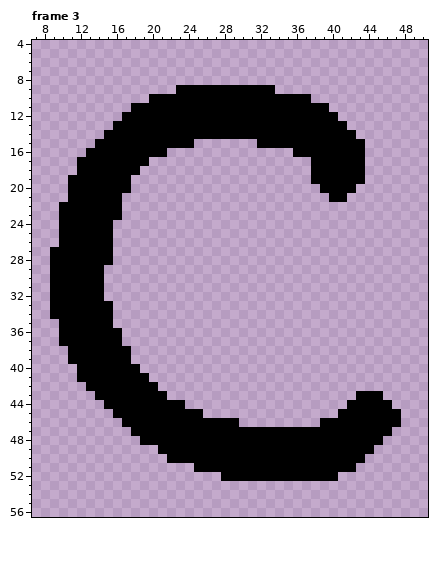
Two versions of one pixel-art file, LanturnGame/Resources/abc.aseprite. Above is the file before it was changed.
64x64 pixels, 3 frames. Shown: frame 3: x 7..50, y 4..56. The commit also changed other frames, which this record leaves out.
After:
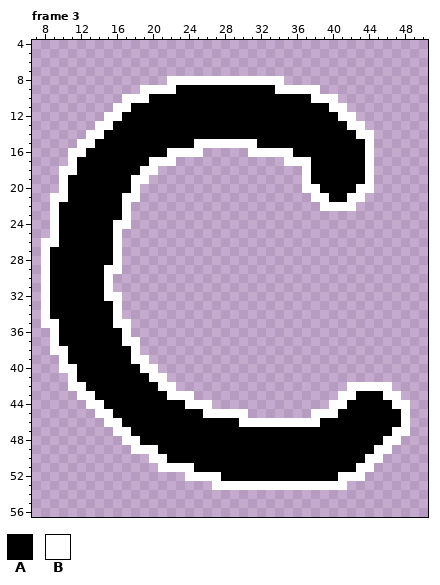
Palette (. is transparent): A #000000  B #ffffff
Difference:
Frame 3:
y 8: x 22..34 ............. -> BBBBBBBBBBBBB
y 9: x 19..22 .... -> BBBB; x 34..38 ..... -> BBBBB
y 10: x 17..19 ... -> BBB; x 38..40 ... -> BBB
y 11: x 16..17 .. -> BB; x 40..41 .. -> BB
y 12: x 15..16 .. -> BB; x 41..42 .. -> BB
y 13: x 14..15 .. -> BB; x 42..43 .. -> BB
y 14: x 13..14 .. -> BB; x 43..44 .. -> BB
y 15: x 12..13 .. -> BB; x 25..31 ....... -> BBBBBBB; x 44 . -> B
y 16: x 11..12 .. -> BB; x 22..25 .... -> BBBB; x 31..35 ..... -> BBBBB; x 44 . -> B
y 17: x 11 . -> B; x 20..22 ... -> BBB; x 35..37 ... -> BBB; x 44 . -> B
y 18: x 10..11 .. -> BB; x 19..20 .. -> BB; x 37 . -> B; x 44 . -> B
y 19: x 10 . -> B; x 18..19 .. -> BB; x 37 . -> B; x 44 . -> B
y 20: x 10 . -> B; x 18 . -> B; x 37..38 .. -> BB; x 43..44 .. -> BB
y 21: x 9..10 .. -> BB; x 17..18 .. -> BB; x 38..39 .. -> BB; x 42..43 .. -> BB
y 22: x 9 . -> B; x 17 . -> B; x 39..42 .... -> BBBB
y 23: x 9 . -> B; x 17 . -> B
y 24: x 9 . -> B; x 16..17 .. -> BB
y 25: x 9 . -> B; x 16 . -> B
y 26: x 8..9 .. -> BB; x 16 . -> B
y 27..28: x 8 . -> B; x 16 . -> B
y 29: x 8 . -> B; x 15..16 .. -> BB
y 30..31: x 8 . -> B; x 15 . -> B
y 32: x 8 . -> B; x 15..16 .. -> BB
y 33..34: x 8 . -> B; x 16 . -> B
y 35: x 8..9 .. -> BB; x 16..17 .. -> BB
y 36: x 9 . -> B; x 17 . -> B
y 37: x 9 . -> B; x 17..18 .. -> BB
y 38: x 9..10 .. -> BB; x 18 . -> B
y 39: x 10 . -> B; x 18..19 .. -> BB
y 40: x 10..11 .. -> BB; x 19..20 .. -> BB
y 41: x 11 . -> B; x 20..21 .. -> BB
y 42: x 11..12 .. -> BB; x 21..22 .. -> BB; x 42..46 ..... -> BBBBB
y 43: x 12..13 .. -> BB; x 22..24 ... -> BBB; x 41..42 .. -> BB; x 46..47 .. -> BB
y 44: x 13..14 .. -> BB; x 24..26 ... -> BBB; x 40..41 .. -> BB; x 47..48 .. -> BB
y 45: x 14..15 .. -> BB; x 26..30 ..... -> BBBBB; x 38..40 ... -> BBB; x 48 . -> B
y 46: x 15..16 .. -> BB; x 30..38 ......... -> BBBBBBBBB; x 48 . -> B
y 47: x 16..17 .. -> BB; x 47..48 .. -> BB
y 48: x 17..18 .. -> BB; x 46..47 .. -> BB
y 49: x 18..20 ... -> BBB; x 45..46 .. -> BB
y 50: x 20..21 .. -> BB; x 44..45 .. -> BB
y 51: x 21..24 .... -> BBBB; x 43..44 .. -> BB
y 52: x 24..27 .... -> BBBB; x 41..43 ... -> BBB
y 53: x 27..41 ............... -> BBBBBBBBBBBBBBB
